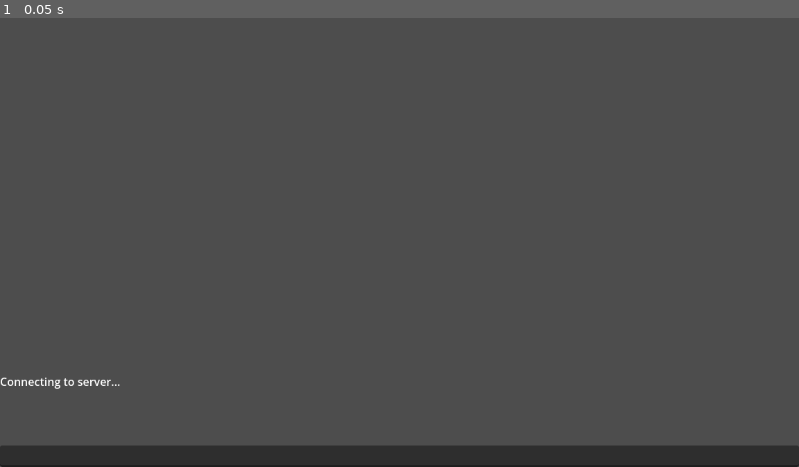
Above: before the commit, frame 1.
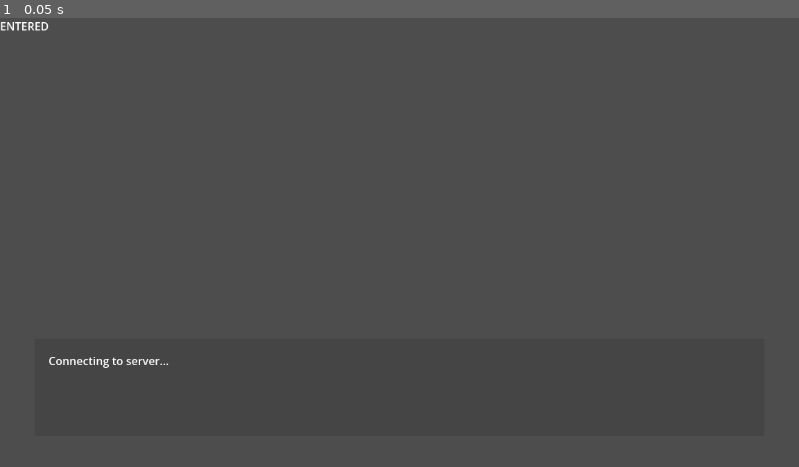
Above: after the commit, the same moment.

Repository: slygames/mmo
Game: Godot game, scene res://lib/main/main.tscn
Two runs of this game, one before a commit and one after it. Both use one fixed random seed, a clock stepped at 60 frames per second and the inputs below. Before the commit the project starts from res://lib/ui/menu/chat.tscn.
Inputs:
- Up to frame 1 (0.05 s): no input

The runs differ from the first frame. In frame 1, 5.0% of the frame differs, in the area x 0-100%, y 0-100%.

Commit message:
added state machine to manage connections

Diff:
--- /dev/null
+++ b/client/lib/main/main.gd
@@ -0,0 +1,4 @@
+extends Node
+
+func _ready() -> void:
+	GameManager.set_state(GameManager.State.ENTERED)
--- /dev/null
+++ b/client/lib/main/main.tscn
@@ -0,0 +1,6 @@
+[gd_scene format=3 uid="uid://c8gs4ledvyyor"]
+
+[ext_resource type="Script" uid="uid://c3aqfwadrhmch" path="res://lib/main/main.gd" id="1_cntyn"]
+
+[node name="Main" type="Node" unique_id=1383454337]
+script = ExtResource("1_cntyn")
--- /dev/null
+++ b/client/lib/manager/game_manager.gd
@@ -0,0 +1,22 @@
+extends Node
+
+enum State {
+	ENTERED,
+	INGAME,
+}
+
+var _states_scenes: Dictionary[State, String] = {
+	State.ENTERED: "res://lib/states/entered/entered.tscn",
+	State.INGAME: "res://lib/states/ingame/ingame.tscn",
+}
+
+var client_id: int
+var _current_scene_root: Node
+
+func set_state(state: State) -> void:
+	if _current_scene_root != null:
+		_current_scene_root.queue_free()
+
+	var scene: PackedScene = load(_states_scenes[state])
+	_current_scene_root = scene.instantiate()
+	add_child(_current_scene_root)
--- /dev/null
+++ b/client/lib/states/entered/entered.gd
@@ -0,0 +1,28 @@
+extends Node
+
+const packets := preload("res://lib/packets/packets.gd")
+
+@onready var _log: Log = $PanelContainer/Log
+
+func _ready() -> void:
+	WS.connected_to_server.connect(_on_ws_connected_to_server)
+	WS.connection_closed.connect(_on_ws_connection_closed)
+	WS.packet_received.connect(_on_ws_packet_received)
+
+	_log.info("Connecting to server...")
+	WS.connect_to_url("ws://localhost:8080/ws")
+
+func _on_ws_connected_to_server() -> void:
+	_log.success("Connected successfully")
+
+func _on_ws_connection_closed() -> void:
+	_log.warning("Connection closed")
+
+func _on_ws_packet_received(packet: packets.Packet) -> void:
+	var sender_id := packet.get_sender_id()
+	if packet.has_id():
+		_handle_id_msg(sender_id, packet.get_id())
+
+func _handle_id_msg(sender_id: int, id_msg: packets.IdMessage) -> void:
+	GameManager.client_id = id_msg.get_id()
+	GameManager.set_state(GameManager.State.INGAME)
--- /dev/null
+++ b/client/lib/states/entered/entered.tscn
@@ -0,0 +1,34 @@
+[gd_scene format=3 uid="uid://mmdpnlp82a5i"]
+
+[ext_resource type="Script" uid="uid://cdodaubet2s4f" path="res://lib/ui/log/log.gd" id="1_ul45e"]
+[ext_resource type="Script" uid="uid://dndeg5y7c2krf" path="res://lib/states/entered/entered.gd" id="1_y6em7"]
+
+[sub_resource type="StyleBoxFlat" id="StyleBoxFlat_y6em7"]
+content_margin_left = 20.0
+content_margin_top = 20.0
+content_margin_right = 20.0
+content_margin_bottom = 20.0
+bg_color = Color(0.16924527, 0.16924533, 0.16924518, 0.23529412)
+
+[node name="Entered" type="Node" unique_id=488517053]
+script = ExtResource("1_y6em7")
+
+[node name="PanelContainer" type="PanelContainer" parent="." unique_id=1836080217]
+offset_left = 50.0
+offset_top = 463.0
+offset_right = 1102.0
+offset_bottom = 503.0
+theme_override_styles/panel = SubResource("StyleBoxFlat_y6em7")
+
+[node name="Log" type="RichTextLabel" parent="PanelContainer" unique_id=1681220716]
+custom_minimum_size = Vector2(0, 100)
+layout_mode = 2
+bbcode_enabled = true
+scroll_following = true
+script = ExtResource("1_ul45e")
+metadata/_custom_type_script = "uid://cdodaubet2s4f"
+
+[node name="Label" type="Label" parent="." unique_id=1385179259]
+offset_right = 140.0
+offset_bottom = 89.0
+text = "ENTERED"
--- /dev/null
+++ b/client/lib/states/ingame/ingame.gd
@@ -0,0 +1,35 @@
+extends Node
+
+const packets := preload("res://lib/packets/packets.gd")
+
+@onready var _log: Log = $MarginContainer/VBoxContainer/PanelContainer/Log
+@onready var _line_edit: LineEdit = $MarginContainer/VBoxContainer/LineEdit
+
+func _ready() -> void:
+	WS.connection_closed.connect(_on_ws_connection_closed)
+	WS.packet_received.connect(_on_ws_packet_received)
+
+	_line_edit.text_submitted.connect(_on_line_edit_text_submitted)
+
+func _handle_chat_msg(sender_id: int, chat_msg: packets.ChatMessage) -> void:
+	_log.chat("Client %d" % sender_id, chat_msg.get_msg())
+
+func _on_line_edit_text_submitted(new_text: String) -> void:
+	var packet := packets.Packet.new()
+	var chat_msg := packet.new_chat()
+	chat_msg.set_msg(new_text)
+
+	var err := WS.send(packet)
+	if err:
+		_log.error("Error sending chat message")
+	else:
+		_log.chat("You", new_text)
+	_line_edit.clear()
+
+func _on_ws_connection_closed() -> void:
+	_log.warning("Connection closed")
+
+func _on_ws_packet_received(packet: packets.Packet) -> void:
+	var sender_id := packet.get_sender_id()
+	if packet.has_chat():
+		_handle_chat_msg(sender_id, packet.get_chat())
--- /dev/null
+++ b/client/lib/states/ingame/ingame.tscn
@@ -0,0 +1,50 @@
+[gd_scene format=3 uid="uid://d2vh1w2as1v4v"]
+
+[ext_resource type="Script" uid="uid://dfv8g7qy5qhl1" path="res://lib/states/ingame/ingame.gd" id="1_1ptq5"]
+[ext_resource type="Script" uid="uid://cdodaubet2s4f" path="res://lib/ui/log/log.gd" id="1_pco70"]
+
+[sub_resource type="StyleBoxFlat" id="StyleBoxFlat_1ptq5"]
+content_margin_left = 20.0
+content_margin_top = 20.0
+content_margin_right = 20.0
+content_margin_bottom = 20.0
+bg_color = Color(0.16924527, 0.16924533, 0.16924518, 0.23529412)
+
+[node name="Ingame" type="Node" unique_id=591360233]
+script = ExtResource("1_1ptq5")
+
+[node name="MarginContainer" type="MarginContainer" parent="." unique_id=882076551]
+anchors_preset = 12
+anchor_top = 1.0
+anchor_right = 1.0
+anchor_bottom = 1.0
+offset_top = -235.0
+grow_horizontal = 2
+grow_vertical = 0
+theme_override_constants/margin_left = 50
+theme_override_constants/margin_top = 50
+theme_override_constants/margin_right = 50
+theme_override_constants/margin_bottom = 50
+
+[node name="VBoxContainer" type="VBoxContainer" parent="MarginContainer" unique_id=1255511311]
+layout_mode = 2
+
+[node name="PanelContainer" type="PanelContainer" parent="MarginContainer/VBoxContainer" unique_id=311250397]
+layout_mode = 2
+theme_override_styles/panel = SubResource("StyleBoxFlat_1ptq5")
+
+[node name="Log" type="RichTextLabel" parent="MarginContainer/VBoxContainer/PanelContainer" unique_id=213435211]
+custom_minimum_size = Vector2(0, 100)
+layout_mode = 2
+bbcode_enabled = true
+scroll_following = true
+script = ExtResource("1_pco70")
+metadata/_custom_type_script = "uid://cdodaubet2s4f"
+
+[node name="LineEdit" type="LineEdit" parent="MarginContainer/VBoxContainer" unique_id=1355098604]
+layout_mode = 2
+
+[node name="Label" type="Label" parent="." unique_id=1506213880]
+offset_right = 140.0
+offset_bottom = 89.0
+text = "INGAME"
--- a/client/lib/ui/menu/chat.gd
+++ /dev/null
@@ -1,49 +0,0 @@
-extends Control
-class_name Chat
-
-const packets := preload("res://lib/packets/packets.gd")
-
-@onready var _log: Log = $VBoxContainer/Log
-@onready var _line_edit: LineEdit = $VBoxContainer/LineEdit
-
-func _ready() -> void:
-	WS.connected_to_server.connect(_on_ws_connected_to_server)
-	WS.connection_closed.connect(_on_ws_connection_closed)
-	WS.packet_received.connect(_on_ws_packet_received)
-
-	_line_edit.text_submitted.connect(_on_line_edit_text_submitted)
-
-	_log.info("Connecting to server...")
-	WS.connect_to_url("ws://localhost:8080/ws")
-
-func _on_ws_connected_to_server() -> void:
-	_log.success("Connected successfully")
-
-func _on_ws_connection_closed() -> void:
-	_log.warning("Connection closed")
-
-func _on_ws_packet_received(packet: packets.Packet) -> void:
-	var sender_id := packet.get_sender_id()
-	if packet.has_id():
-		_handle_id_msg(sender_id, packet.get_id())
-	elif packet.has_chat():
-		_handle_chat_msg(sender_id, packet.get_chat())
-
-func _handle_id_msg(sender_id: int, id_msg: packets.IdMessage) -> void:
-	var client_id = id_msg.get_id()
-	_log.info("Received client ID: %d" % client_id)
-
-func _handle_chat_msg(sender_id: int, chat_msg: packets.ChatMessage) -> void:
-	_log.chat("Client %d" % sender_id, chat_msg.get_msg())
-
-func _on_line_edit_text_submitted(new_text: String) -> void:
-	var packet := packets.Packet.new()
-	var chat_msg := packet.new_chat()
-	chat_msg.set_msg(new_text)
-
-	var err := WS.send(packet)
-	if err:
-		_log.error("Error sending chat message")
-	else:
-		_log.chat("You", new_text)
-	_line_edit.clear()
--- a/client/lib/ui/menu/chat.tscn
+++ /dev/null
@@ -1,35 +0,0 @@
-[gd_scene format=3 uid="uid://c8gs4ledvyyor"]
-
-[ext_resource type="Script" uid="uid://c3aqfwadrhmch" path="res://lib/ui/menu/chat.gd" id="1_fj0og"]
-[ext_resource type="Script" uid="uid://cdodaubet2s4f" path="res://lib/ui/log/log.gd" id="2_ibr2g"]
-
-[node name="Chat" type="Control" unique_id=911136613]
-layout_mode = 3
-anchors_preset = 15
-anchor_right = 1.0
-anchor_bottom = 1.0
-grow_horizontal = 2
-grow_vertical = 2
-script = ExtResource("1_fj0og")
-metadata/_custom_type_script = "uid://c3aqfwadrhmch"
-
-[node name="VBoxContainer" type="VBoxContainer" parent="." unique_id=876612181]
-layout_mode = 1
-anchors_preset = 12
-anchor_top = 1.0
-anchor_right = 1.0
-anchor_bottom = 1.0
-offset_top = -135.0
-grow_horizontal = 2
-grow_vertical = 0
-
-[node name="Log" type="RichTextLabel" parent="VBoxContainer" unique_id=1689506542]
-custom_minimum_size = Vector2(0, 100)
-layout_mode = 2
-bbcode_enabled = true
-scroll_following = true
-script = ExtResource("2_ibr2g")
-metadata/_custom_type_script = "uid://cdodaubet2s4f"
-
-[node name="LineEdit" type="LineEdit" parent="VBoxContainer" unique_id=195252325]
-layout_mode = 2
--- /dev/null
+++ b/client/lib/websockets/client_todo.gd
@@ -0,0 +1,2 @@
+extends Node
+# put websockets related functionlity frmo chat scrpit here.
--- a/client/lib/websockets/websockets.gd
+++ b/client/lib/websockets/websockets.gd
@@ -1,4 +1,6 @@
 extends Node
+
+#todo: this chat script should only have the ui elements and handlers and hte rest should be in websockets/client.gd
 
 const packets := preload("res://lib/packets/packets.gd")
 
--- a/client/project.godot
+++ b/client/project.godot
@@ -18,6 +18,7 @@
 [autoload]
 
 WS="*uid://5qss7rc1tw7t"
+GameManager="*uid://d3otvblom2nmj"
 
 [editor_plugins]
 
Renamed: client/lib/ui/menu/chat.gd.uid -> client/lib/main/main.gd.uid
Not shown, added: client/lib/manager/game_manager.gd.uid
Not shown, added: client/lib/states/entered/entered.gd.uid
Not shown, added: client/lib/states/ingame/ingame.gd.uid
Not shown, added: client/lib/websockets/client_todo.gd.uid
Not shown, changed: server/cmd/debug.exe
Not shown, changed: server/internal/server/clients/websocket.go
Not shown, changed: server/internal/server/hub.go
Not shown, added: server/internal/server/states/connected.go
